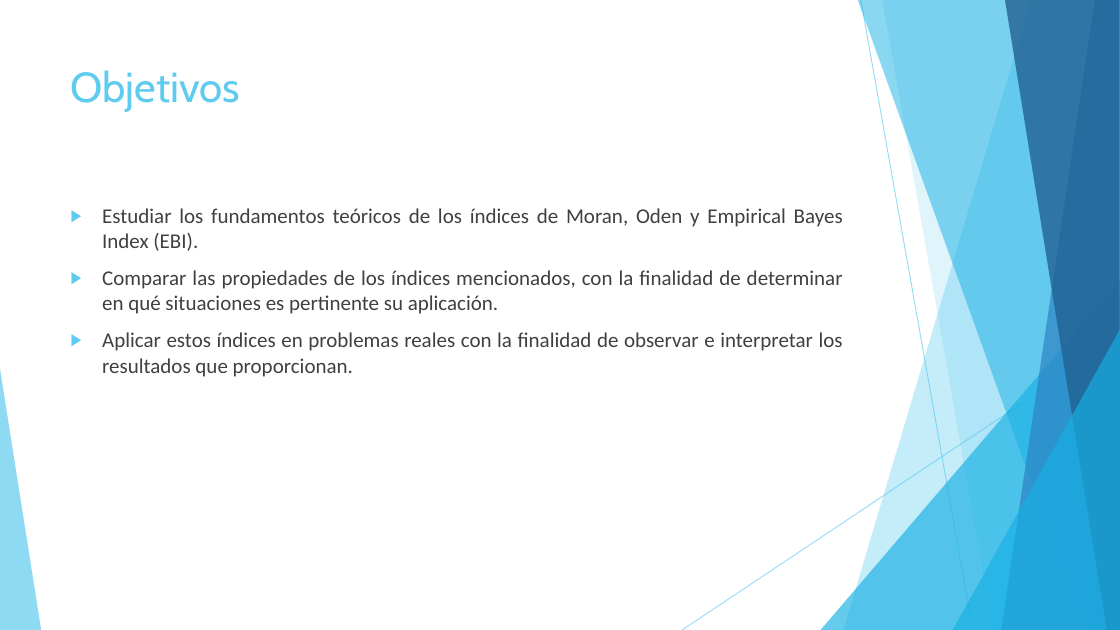
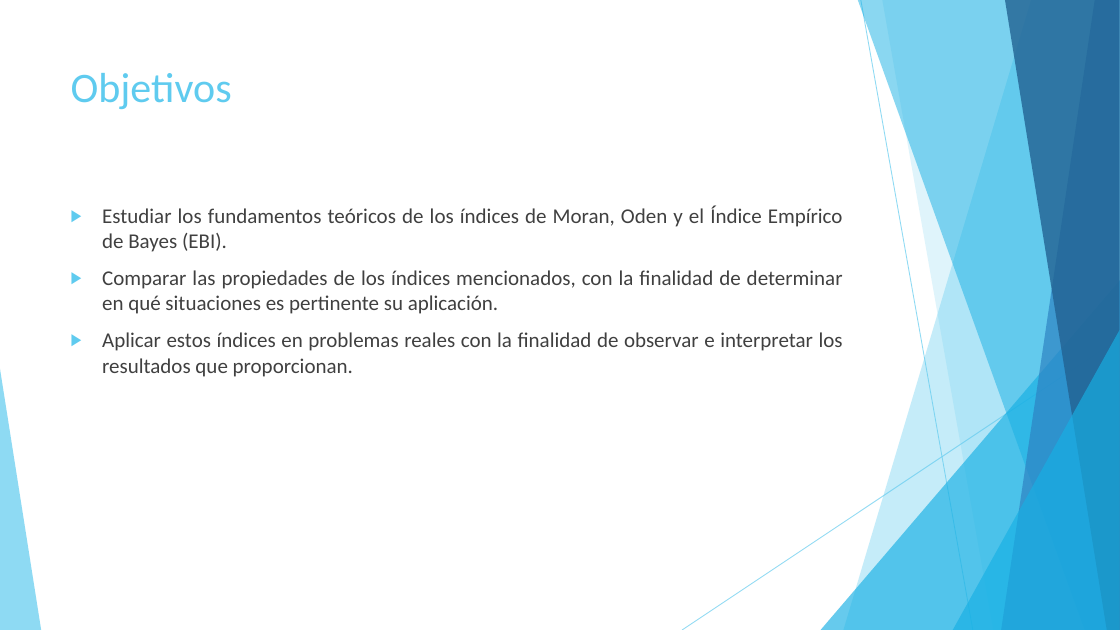
Before and after one commit to Seferra18/Tesina, a slide deck: slide 5 of ppt.pptx. Drawn at 1120x630 pixels with LibreOffice and Linux fonts; fonts in the diff are those of the drawing. Boxes give left, top, right and bottom in pixels: in the first picture for what was removed or moved away, otherwise in the second. Text is boxed around its words. In the diff, an @@ line names an element or a change of style, - is before the commit and + after.

```diff
--- a/ppt.pptx
+++ b/ppt.pptx
@@ title "Objetivos" at (71,73,232,109): font Cabin to Calibri @@
@@ text at (102,206,843,252): text changed @@
-▶ Estudiar los fundamentos teóricos de los índices de Moran, Oden y Empirical Bayes Index (EBI).
+▶ Estudiar los fundamentos teóricos de los índices de Moran, Oden y el Índice Empírico de Bayes (EBI).
```
Also in this commit, not shown: 20 other slides changed, 8 slides added, 3 slides removed, 1 other file.
